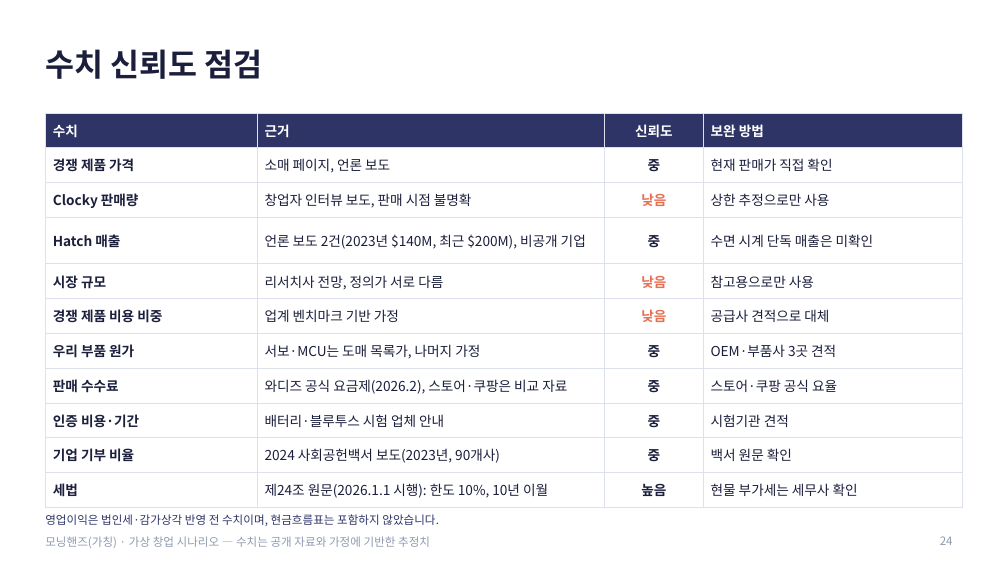
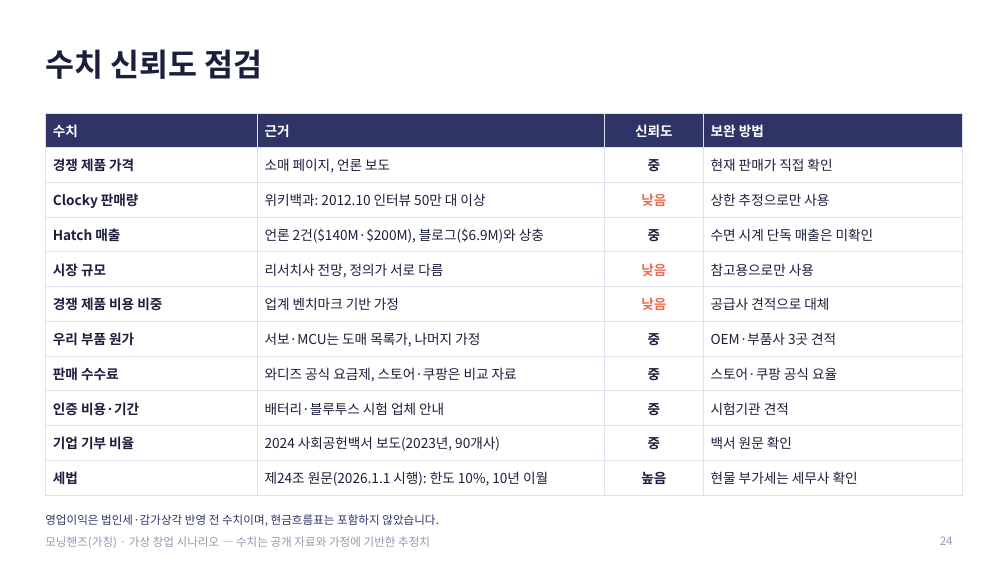
Before and after one commit to g975682-source/-, a slide deck: slide 24 of MorningHands_Business_Analysis.pptx. Drawn at 1008x567 pixels with LibreOffice and Linux fonts; fonts in the diff are those of the drawing. Boxes give left, top, right and bottom in pixels: in the first picture for what was removed or moved away, otherwise in the second. Text is boxed around its words. In the diff, an @@ line names an element or a change of style, - is before the commit and + after.

```diff
--- a/MorningHands_Business_Analysis.pptx
+++ b/MorningHands_Business_Analysis.pptx
@@ table at bbox=[45, 113, 963, 490] @@
-row 3, column 2: 창업자 인터뷰 보도, 판매 시점 불명확
+row 3, column 2: 위키백과: 2012.10 인터뷰 50만 대 이상
-row 4, column 2: 언론 보도 2건(2023년 $140M, 최근 $200M), 비공개 기업
+row 4, column 2: 언론 2건($140M·$200M), 블로그($6.9M)와 상충
-row 8, column 2: 와디즈 공식 요금제(2026.2), 스토어·쿠팡은 비교 자료
+row 8, column 2: 와디즈 공식 요금제, 스토어·쿠팡은 비교 자료
```
